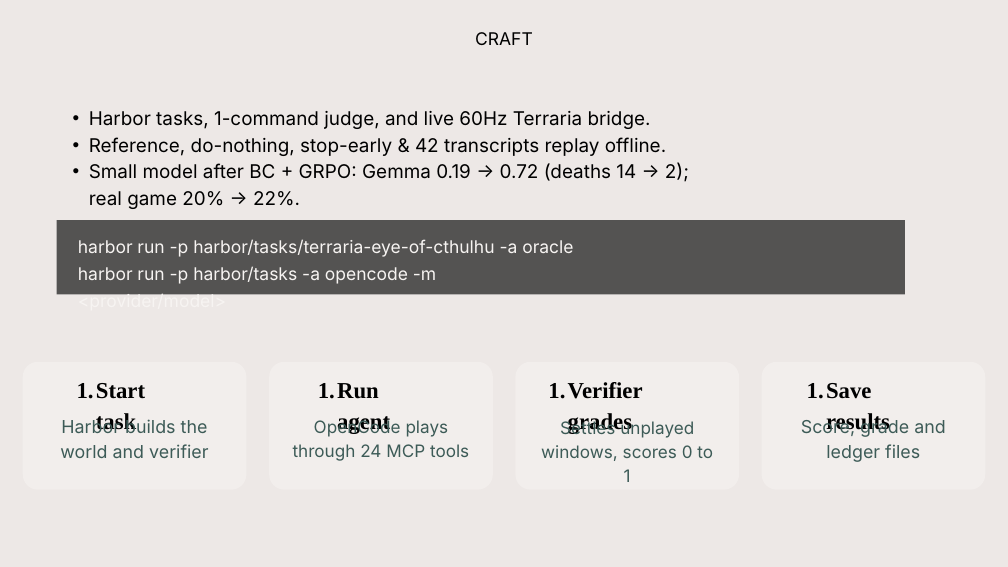
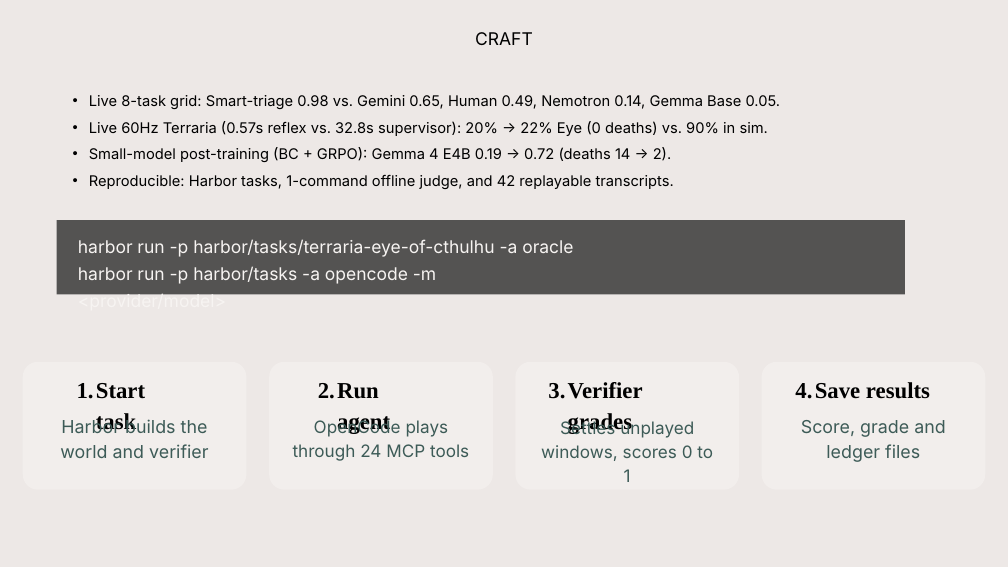
Before and after one commit to mairazaini/TerrariaBench, a slide deck: slide 8 of TerrariaBench.pptx. Drawn at 1008x567 pixels with LibreOffice and Linux fonts; fonts in the diff are those of the drawing; background and template pictures are left out. Boxes give left, top, right and bottom in pixels: in the first picture for what was removed or moved away, otherwise in the second. Text is boxed around its words. In the diff, an @@ line names an element or a change of style, - is before the commit and + after.

Commit message:
Highlight live 60Hz Terraria and standard-grid results in paper and slides

```diff
--- a/TerrariaBench.pptx
+++ b/TerrariaBench.pptx
@@ text at bbox=[89, 95, 781, 189]: text changed; size 27 to 21 pt @@
-  • Harbor tasks, 1-command judge, and live 60Hz Terraria bridge.
-  • Reference, do-nothing, stop-early & 42 transcripts replay offline.
-  • Small model after BC + GRPO: Gemma 0.19 → 0.72 (deaths 14 → 2); real game 20% → 22%.
+  • Live 8-task grid: Smart-triage 0.98 vs. Gemini 0.65, Human 0.49, Nemotron 0.14, Gemma Base 0.05.
+  • Live 60Hz Terraria (0.57s reflex vs. 32.8s supervisor): 20% → 22% Eye (0 deaths) vs. 90% in sim.
+  • Small-model post-training (BC + GRPO): Gemma 4 E4B 0.19 → 0.72 (deaths 14 → 2).
+  • Reproducible: Harbor tasks, 1-command offline judge, and 42 replayable transcripts.
@@ text "Save results" rewrapped from bbox=[807, 383, 890, 435] to bbox=[795, 382, 930, 399] @@
```
Also in this commit, not shown: 1 other slide changed, 1 other file.
